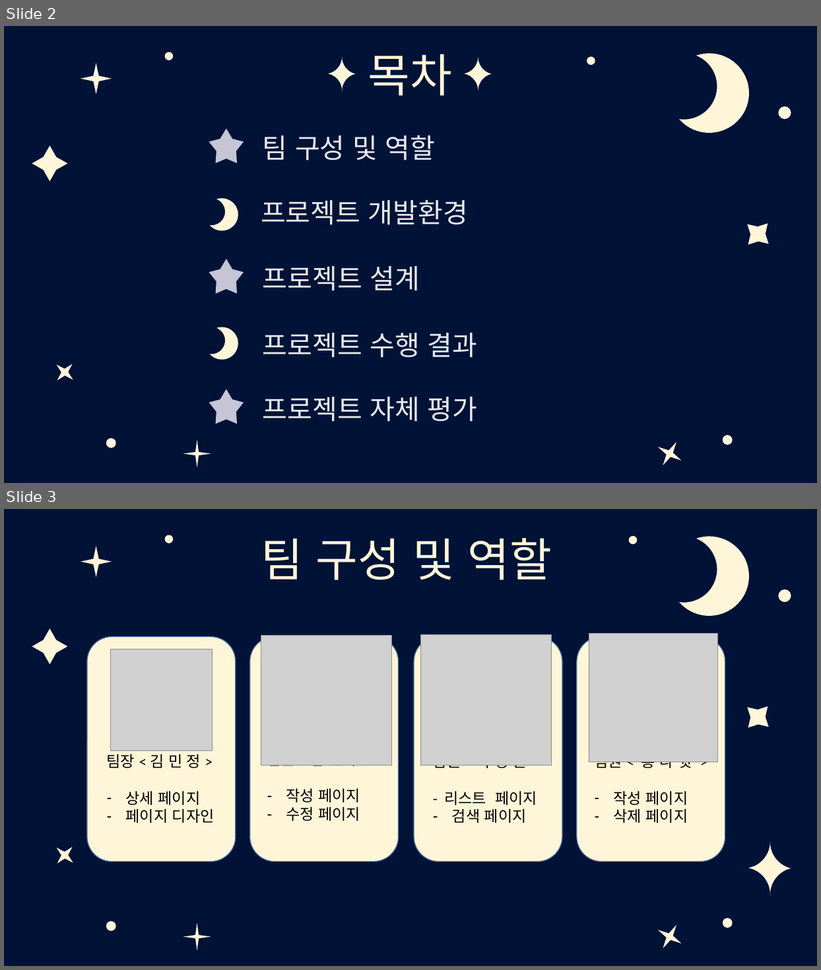
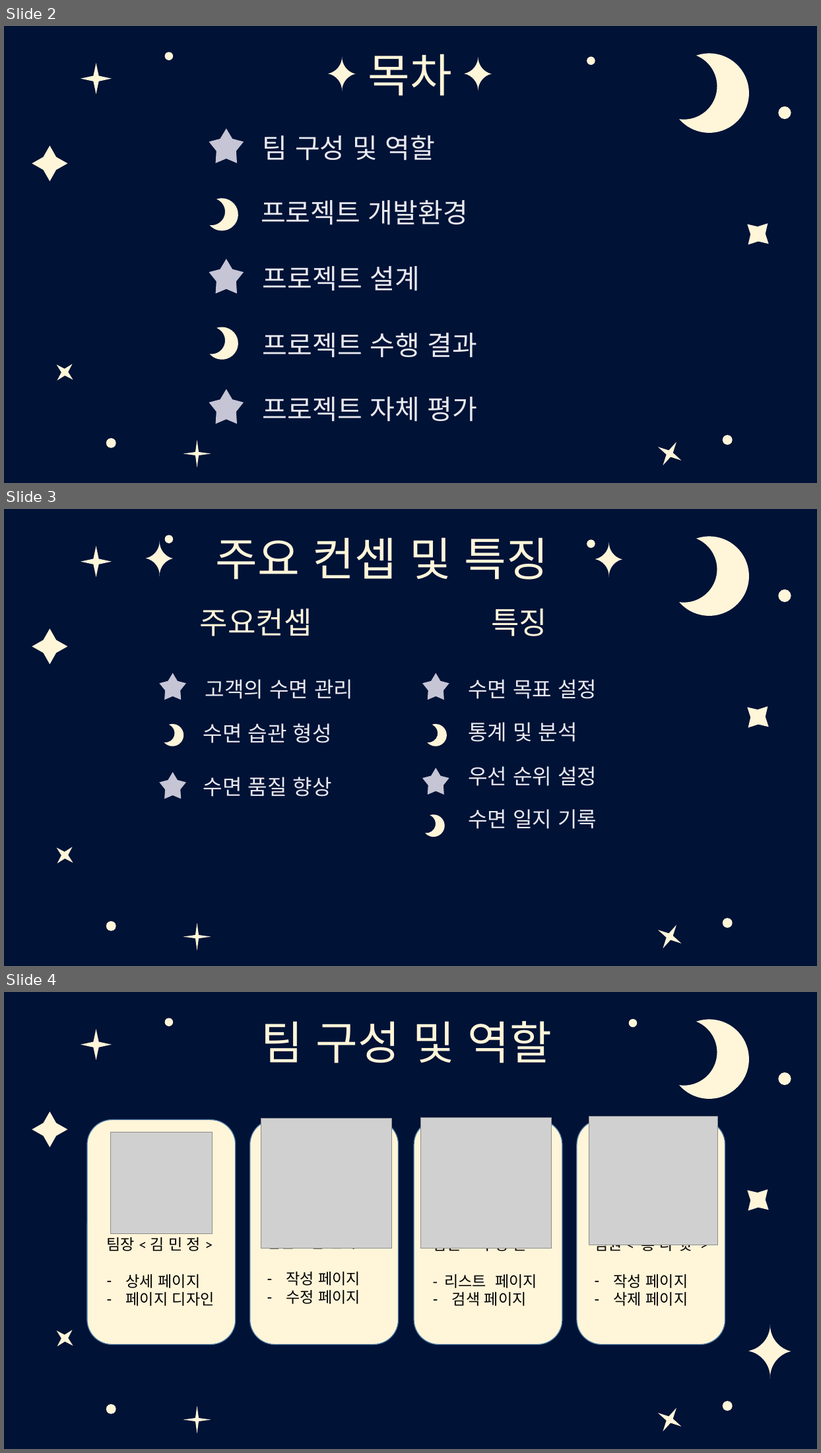
Before and after one commit to 0817php-404NFT/todolist, a slide deck: doc/꿀잠_todolist_ppt.pptx. Shown one above the other, each under a label of ours: slides 2 and 3 before the commit, slides 2, 3 and 4 after it. The pictures are 821x970 and 821x1453 pixels, drawn with LibreOffice and Linux fonts; fonts in the diff are those of the drawing; grey boxes stand for pictures; background and template pictures are left out. Boxes give left, top, right and bottom in pixels: in the first picture for what was removed or moved away, otherwise in the second. Text is boxed around its words. In the diff, an @@ line names an element or a change of style, - is before the commit and + after.

```diff
--- a/doc/꿀잠_todolist_ppt.pptx
+++ b/doc/꿀잠_todolist_ppt.pptx
@@ slide 3 added at (4, 509, 817, 966), background #FFFFFF; not listed: 1 template element that a slide beside it also shows @@
@@ star added at (81, 546, 112, 578), fill #FFF5D9 @@
@@ freeform shape added at (145, 541, 173, 576), fill #FFF5D9 @@
@@ ellipse added at (165, 535, 174, 544), fill #FFF5D9 @@
@@ text added at (216, 537, 549, 580), 54 pt, text #FFF5D9 @@
+주요 컨셉 및 특징
@@ ellipse added at (587, 539, 596, 548), fill #FFF5D9 @@
@@ freeform shape added at (595, 542, 622, 577), fill #FFF5D9 @@
@@ freeform shape added at (678, 532, 758, 625), fill #FFF5D9 @@
@@ ellipse added at (779, 590, 791, 602), fill #FFF5D9 @@
@@ text added at (200, 608, 312, 636), 36 pt, text #FFF5D9 @@
+주요컨셉
@@ text added at (491, 608, 547, 636), 36 pt, text #FFF5D9 @@
+특징
@@ star added at (32, 628, 68, 665), fill #FFF5D9 @@
@@ star added at (160, 673, 186, 700), fill #C5C5D5 @@
@@ text added at (205, 679, 353, 699), 25 pt, text #E9E9EF @@
+고객의 수면 관리
@@ star added at (422, 673, 450, 700), fill #C5C5D5 @@
@@ text added at (469, 679, 597, 699), 25 pt, text #E9E9EF @@
+수면 목표 설정
@@ star added at (738, 697, 780, 738), fill #FFF5D9 @@
@@ freeform shape added at (164, 723, 187, 749), fill #FFF5D9 @@
@@ text added at (203, 723, 332, 743), 25 pt, text #E9E9EF @@
+수면 습관 형성
@@ freeform shape added at (426, 723, 450, 749), fill #FFF5D9 @@
@@ text added at (469, 722, 578, 742), 25 pt, text #E9E9EF @@
+통계 및 분석
@@ star added at (160, 772, 186, 799), fill #C5C5D5 @@
@@ text added at (203, 777, 332, 797), 25 pt, text #E9E9EF @@
+수면 품질 향상
@@ star added at (422, 768, 450, 795), fill #C5C5D5 @@
@@ text added at (469, 766, 597, 786), 25 pt, text #E9E9EF @@
+우선 순위 설정
@@ freeform shape added at (424, 813, 448, 840), fill #FFF5D9 @@
@@ text added at (469, 809, 597, 829), 25 pt, text #E9E9EF @@
+수면 일지 기록
@@ star added at (49, 840, 81, 872), fill #FFF5D9 @@
@@ ellipse added at (106, 921, 116, 931), fill #FFF5D9 @@
@@ star added at (184, 923, 211, 951), fill #FFF5D9 @@
@@ star added at (651, 919, 688, 956), fill #FFF5D9 @@
@@ ellipse added at (723, 918, 733, 928), fill #FFF5D9 @@
@@ what was slide 3 is now slide 4 @@
```
Also in this commit, not shown: 1 slide changed.
